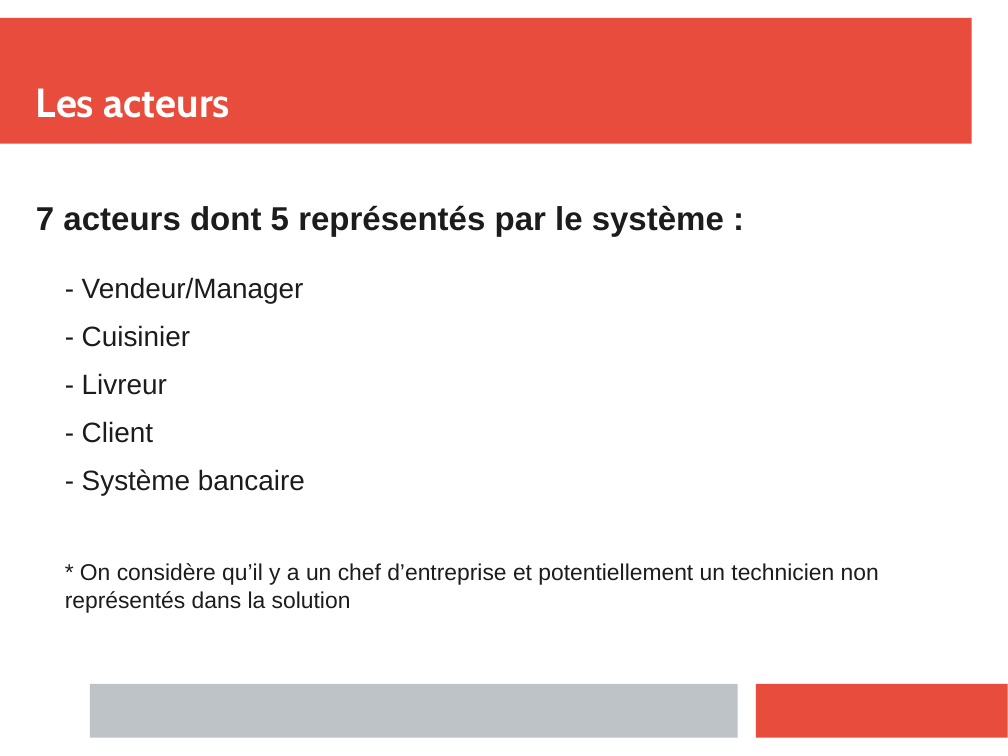
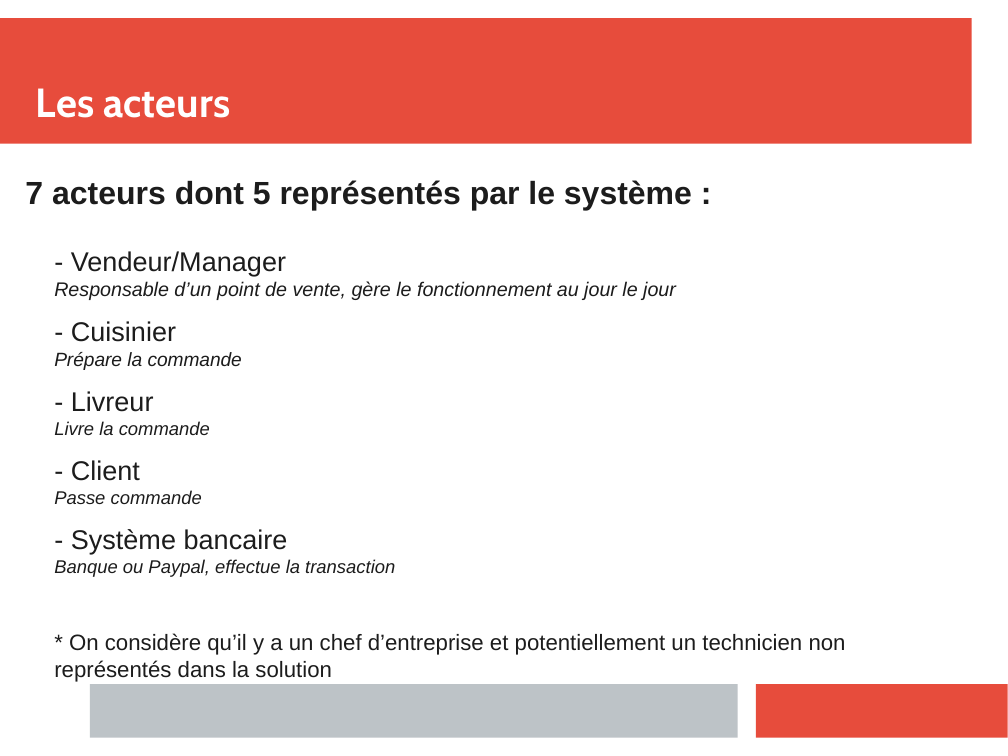
Before and after one commit to clemenceclaireR/spec_fonctionnelles_restaurant, a slide deck: slide 4 of diapo_presentation_solution.pptx. Drawn at 1008x756 pixels with LibreOffice and Linux fonts; fonts in the diff are those of the drawing. Boxes give left, top, right and bottom in pixels: in the first picture for what was removed or moved away, otherwise in the second. Text is boxed around its words. In the diff, an @@ line names an element or a change of style, - is before the commit and + after.

```diff
--- a/diapo_presentation_solution.pptx
+++ b/diapo_presentation_solution.pptx
@@ text "7 acteurs dont 5 représentés ...": place and size @@
-text "7 acteurs dont 5 représentés ..." at (36,205,879,613)
+text "7 acteurs dont 5 représentés ..." at (25,180,846,655)
@@ text at (25,180,846,655): size 26 to 25.2 pt in "7 acteurs dont 5 représentés par le ..."; size 22 to 21.3 pt in "- Vendeur/Manager", "- Cuisinier", "- Livreur", "- Client" and 1 more places; size 18 to 17.5 pt in "* On considère qu’il y a un ..."; less space between paragraphs @@
@@ text at (54,281,676,300): paragraph added @@
+Responsable d’un point de vente, gère le fonctionnement au jour le jour
@@ text at (54,352,242,370): paragraph added @@
+Prépare la commande
@@ text at (54,421,210,435): paragraph added @@
+Livre la commande
@@ text at (54,490,202,504): paragraph added @@
+Passe commande
@@ text at (54,559,395,577): paragraph added @@
+Banque ou Paypal, effectue la transaction
```
Also in this commit, not shown: 3 other slides changed, 2 other files.
